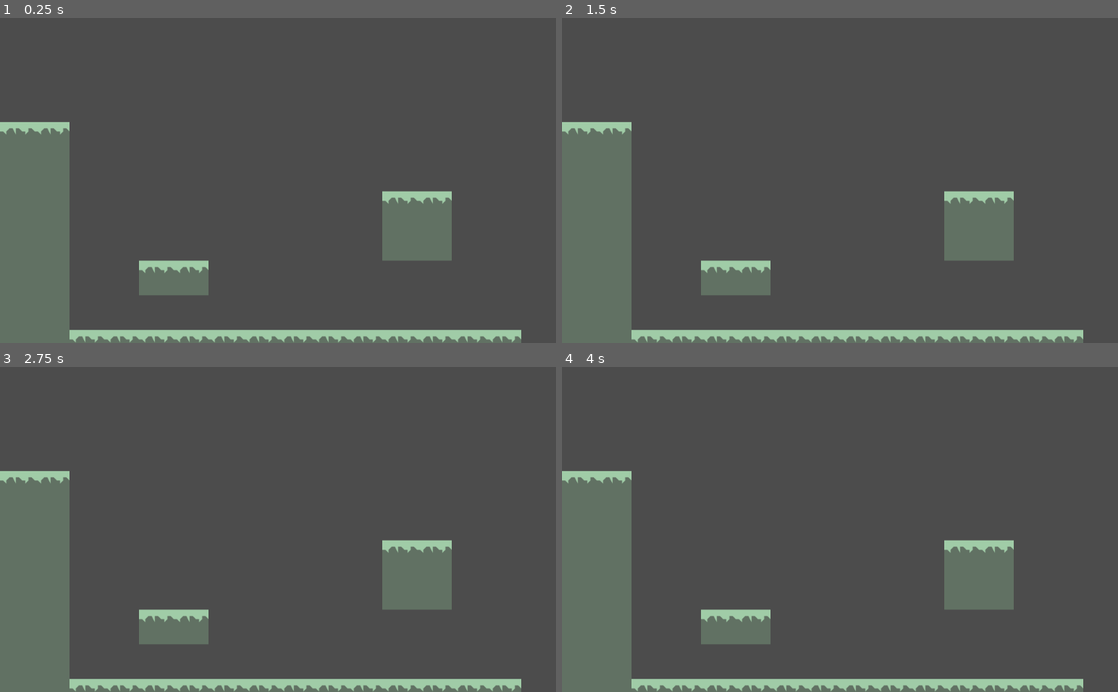
Above: before the commit, frames 1-4 (two rows, left to right).
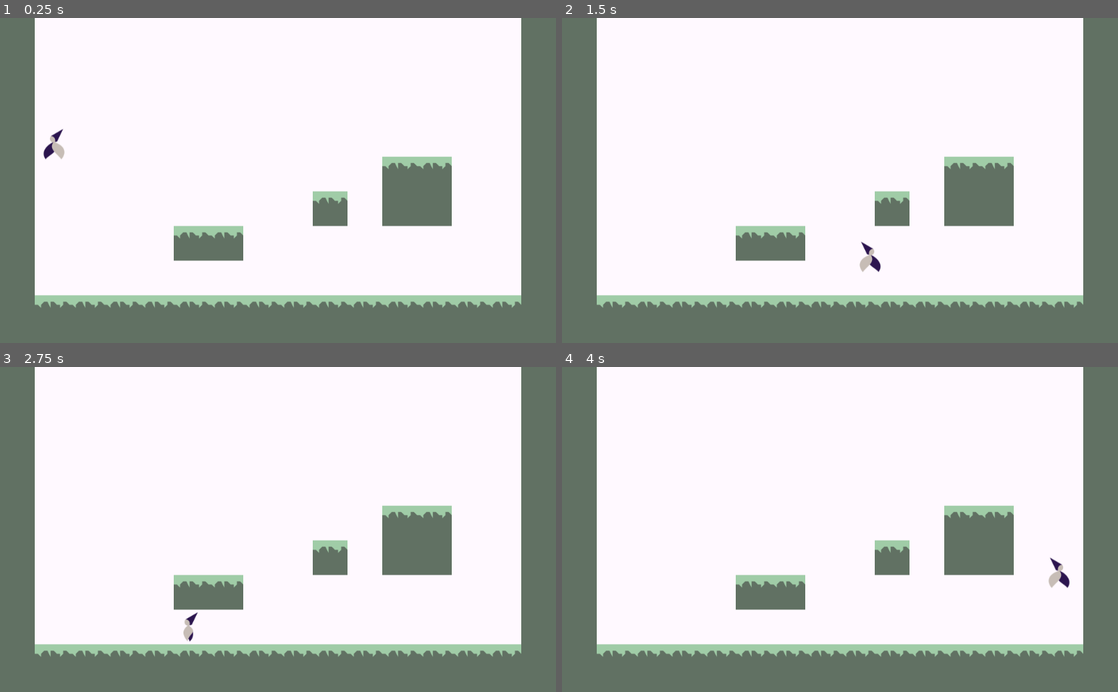
Above: after the commit, the same moments.

Repository: FalafelBeingOrg/test1
Game: Godot game, scene res://World.tscn
The game is run twice, just before and just after one commit, with the same random seed, the same clock (stepped at 60 frames per second) and the same inputs. Before the commit the project has no main scene; this scene is started directly in both runs.
Inputs:
- Up to frame 1 (0.25 s): no input
- Up to frame 2 (1.5 s): hold D (move_right) from 0.53 s (still down); tap Space (jump) at 0.6, 0.77, 1.07, 1.35 s
- Up to frame 3 (2.75 s): tap Space (jump) at 1.52, 1.82, 2.1 s; release D (move_right) at 2.03 s; hold A (move_left) from 2.03 s (still down)
- Up to frame 4 (4 s): release A (move_left) at 2.78 s; hold D (move_right) from 2.78 s (still down); tap Space (jump) at 2.85, 3.02, 3.32, 3.6, 3.77 s

The runs differ from the first frame. In frame 1, 93% of the frame differs, in the area x 0-100%, y 0-100%; in frame 2, 93%; in frame 3, 93%; in frame 4, 93%.

Commit message:
completed miziziziz tutorial

Diff:
--- /dev/null
+++ b/Test1Code/Player.gd
@@ -0,0 +1,54 @@
+extends KinematicBody2D
+
+const MOVE_SPEED = 500
+const JUMP_FORCE = 1000
+const GRAVITY = 50
+const MAX_FALL_SPEED = 1000
+
+onready var anim_player = $AnimationPlayer
+onready var sprite = $Sprite
+
+var y_velo = 0
+var facing_right = false
+
+func _physics_process(delta):
+	var move_dir = 0
+	if Input.is_action_pressed("move_right"):
+		move_dir += 1
+	if Input.is_action_pressed("move_left"):
+		move_dir -= 1
+	move_and_slide(Vector2(move_dir * MOVE_SPEED, y_velo), Vector2(0, -1))
+
+	var grounded = is_on_floor()
+
+	y_velo += GRAVITY
+	if grounded and Input.is_action_just_pressed("jump"):
+		y_velo = -JUMP_FORCE
+	if grounded and y_velo >=5:
+		y_velo = 5
+	if y_velo > MAX_FALL_SPEED:
+		y_velo = MAX_FALL_SPEED
+
+	if facing_right and move_dir < 0:
+		flip()
+	if !facing_right and move_dir > 0:
+		flip()
+
+	if grounded:
+		if move_dir == 0:
+			play_anim("idle")
+		else:
+			play_anim("walk")
+	else:
+		play_anim("jump")
+
+
+
+func flip():
+	facing_right = !facing_right
+	sprite.flip_h = !sprite.flip_h
+
+func play_anim(anim_name):
+	if anim_player.is_playing() and anim_player.current_animation == anim_name:
+		return
+	anim_player.play(anim_name)
--- a/Test1Code/Player.tscn
+++ b/Test1Code/Player.tscn
@@ -1,6 +1,7 @@
-[gd_scene load_steps=8 format=2]
+[gd_scene load_steps=9 format=2]
 
 [ext_resource path="res://undefined - Imgur.png" type="Texture" id=1]
+[ext_resource path="res://Player.gd" type="Script" id=2]
 
 [sub_resource type="RectangleShape2D" id=1]
 extents = Vector2( 10, 24 )
@@ -10,7 +11,7 @@
 [sub_resource type="Animation" id=3]
 length = 0.001
 tracks/0/type = "value"
-tracks/0/path = NodePath("KinematicBody2D/Sprite:region_rect")
+tracks/0/path = NodePath("Player/Sprite:region_rect")
 tracks/0/interp = 1
 tracks/0/loop_wrap = true
 tracks/0/imported = false
@@ -25,7 +26,7 @@
 [sub_resource type="Animation" id=4]
 resource_name = "idle"
 tracks/0/type = "value"
-tracks/0/path = NodePath("KinematicBody2D/Sprite:region_rect")
+tracks/0/path = NodePath("Player/Sprite:region_rect")
 tracks/0/interp = 1
 tracks/0/loop_wrap = true
 tracks/0/imported = false
@@ -40,7 +41,7 @@
 [sub_resource type="Animation" id=5]
 resource_name = "jump"
 tracks/0/type = "value"
-tracks/0/path = NodePath("KinematicBody2D/Sprite:region_rect")
+tracks/0/path = NodePath("Player/Sprite:region_rect")
 tracks/0/interp = 1
 tracks/0/loop_wrap = true
 tracks/0/imported = false
@@ -57,7 +58,7 @@
 length = 0.4
 loop = true
 tracks/0/type = "value"
-tracks/0/path = NodePath("KinematicBody2D/Sprite:region_rect")
+tracks/0/path = NodePath("Player/Sprite:region_rect")
 tracks/0/interp = 1
 tracks/0/loop_wrap = true
 tracks/0/imported = false
@@ -71,22 +72,24 @@
 
 [node name="Player" type="Node2D"]
 
-[node name="KinematicBody2D" type="KinematicBody2D" parent="."]
+[node name="Player" type="KinematicBody2D" parent="."]
+script = ExtResource( 2 )
 
-[node name="CollisionShape2D" type="CollisionShape2D" parent="KinematicBody2D"]
+[node name="CollisionShape2D" type="CollisionShape2D" parent="Player"]
 shape = SubResource( 1 )
 
-[node name="CollisionShape2D2" type="CollisionShape2D" parent="KinematicBody2D"]
+[node name="CollisionShape2D2" type="CollisionShape2D" parent="Player"]
 position = Vector2( 0, 16 )
 shape = SubResource( 2 )
 
-[node name="Sprite" type="Sprite" parent="KinematicBody2D"]
+[node name="Sprite" type="Sprite" parent="Player"]
 position = Vector2( 0, -7 )
 texture = ExtResource( 1 )
 region_enabled = true
 region_rect = Rect2( 0, 0, 64, 64 )
 
-[node name="AnimationPlayer" type="AnimationPlayer" parent="."]
+[node name="AnimationPlayer" type="AnimationPlayer" parent="Player"]
+root_node = NodePath("../..")
 anims/RESET = SubResource( 3 )
 anims/idle = SubResource( 4 )
 anims/jump = SubResource( 5 )
--- a/Test1Code/Tiles.tscn
+++ b/Test1Code/Tiles.tscn
@@ -18,6 +18,7 @@
 shape = SubResource( 1 )
 
 [node name="Sprite2" type="Sprite" parent="."]
+position = Vector2( 83, 0 )
 texture = ExtResource( 1 )
 region_enabled = true
 region_rect = Rect2( 0, 64, 64, 64 )
@@ -25,5 +26,4 @@
 [node name="StaticBody2D" type="StaticBody2D" parent="Sprite2"]
 
 [node name="CollisionShape2D" type="CollisionShape2D" parent="Sprite2/StaticBody2D"]
-position = Vector2( 83, 0 )
 shape = SubResource( 1 )
--- a/Test1Code/World.tscn
+++ b/Test1Code/World.tscn
@@ -1,10 +1,14 @@
-[gd_scene load_steps=2 format=2]
+[gd_scene load_steps=3 format=2]
 
 [ext_resource path="res://tiles.tres" type="TileSet" id=1]
+[ext_resource path="res://Player.tscn" type="PackedScene" id=2]
 
 [node name="World" type="Node2D"]
 
 [node name="TileMap" type="TileMap" parent="."]
 tile_set = ExtResource( 1 )
 format = 1
-tile_data = PoolIntArray( 196608, 0, 0, 196609, 0, 0, 262144, 1, 0, 262145, 1, 0, 327680, 1, 0, 327681, 1, 0, 327691, 0, 0, 327692, 0, 0, 393216, 1, 0, 393217, 1, 0, 393227, 1, 0, 393228, 1, 0, 458752, 1, 0, 458753, 1, 0, 458756, 0, 0, 458757, 0, 0, 524288, 1, 0, 524289, 1, 0, 589824, 1, 0, 589825, 1, 0, 589826, 0, 0, 589827, 0, 0, 589828, 0, 0, 589829, 0, 0, 589830, 0, 0, 589831, 0, 0, 589832, 0, 0, 589833, 0, 0, 589834, 0, 0, 589835, 0, 0, 589836, 0, 0, 589837, 0, 0, 589838, 0, 0, 655360, 1, 0, 655361, 1, 0, 655362, 1, 0, 655363, 1, 0, 655364, 1, 0, 655365, 1, 0, 655366, 1, 0, 655367, 1, 0, 655368, 1, 0, 655369, 1, 0, 655370, 1, 0, 655371, 1, 0, 655372, 1, 0, 655373, 1, 0, 655374, 1, 0 )
+tile_data = PoolIntArray( -196608, 1, 0, -196593, 1, 0, -131072, 1, 0, -131057, 1, 0, -65536, 1, 0, -65521, 1, 0, 0, 1, 0, 15, 1, 0, 65536, 1, 0, 65551, 1, 0, 131072, 1, 0, 131087, 1, 0, 196608, 1, 0, 196623, 1, 0, 262144, 1, 0, 262155, 0, 0, 262156, 0, 0, 262159, 1, 0, 327680, 1, 0, 327689, 0, 0, 327691, 1, 0, 327692, 1, 0, 327695, 1, 0, 393216, 1, 0, 393221, 0, 0, 393222, 0, 0, 393231, 1, 0, 458752, 1, 0, 458767, 1, 0, 524288, 1, 0, 524289, 0, 0, 524290, 0, 0, 524291, 0, 0, 524292, 0, 0, 524293, 0, 0, 524294, 0, 0, 524295, 0, 0, 524296, 0, 0, 524297, 0, 0, 524298, 0, 0, 524299, 0, 0, 524300, 0, 0, 524301, 0, 0, 524302, 0, 0, 524303, 1, 0, 589824, 1, 0, 589825, 1, 0, 589826, 1, 0, 589827, 1, 0, 589828, 1, 0, 589829, 1, 0, 589830, 1, 0, 589831, 1, 0, 589832, 1, 0, 589833, 1, 0, 589834, 1, 0, 589835, 1, 0, 589836, 1, 0, 589837, 1, 0, 589838, 1, 0, 589839, 1, 0 )
+
+[node name="Player" parent="." instance=ExtResource( 2 )]
+position = Vector2( 96, 151 )
--- a/Test1Code/project.godot
+++ b/Test1Code/project.godot
@@ -11,6 +11,7 @@
 [application]
 
 config/name="Test1Code"
+run/main_scene="res://World.tscn"
 config/icon="res://icon.png"
 
 [gui]
@@ -22,16 +23,20 @@
 move_left={
 "deadzone": 0.5,
 "events": [ Object(InputEventKey,"resource_local_to_scene":false,"resource_name":"","device":0,"alt":false,"shift":false,"control":false,"meta":false,"command":false,"pressed":false,"scancode":65,"physical_scancode":0,"unicode":0,"echo":false,"script":null)
+, Object(InputEventKey,"resource_local_to_scene":false,"resource_name":"","device":0,"alt":false,"shift":false,"control":false,"meta":false,"command":false,"pressed":false,"scancode":16777231,"physical_scancode":0,"unicode":0,"echo":false,"script":null)
  ]
 }
 move_right={
 "deadzone": 0.5,
 "events": [ Object(InputEventKey,"resource_local_to_scene":false,"resource_name":"","device":0,"alt":false,"shift":false,"control":false,"meta":false,"command":false,"pressed":false,"scancode":68,"physical_scancode":0,"unicode":0,"echo":false,"script":null)
+, Object(InputEventKey,"resource_local_to_scene":false,"resource_name":"","device":0,"alt":false,"shift":false,"control":false,"meta":false,"command":false,"pressed":false,"scancode":16777233,"physical_scancode":0,"unicode":0,"echo":false,"script":null)
  ]
 }
 jump={
 "deadzone": 0.5,
 "events": [ Object(InputEventKey,"resource_local_to_scene":false,"resource_name":"","device":0,"alt":false,"shift":false,"control":false,"meta":false,"command":false,"pressed":false,"scancode":32,"physical_scancode":0,"unicode":0,"echo":false,"script":null)
+, Object(InputEventKey,"resource_local_to_scene":false,"resource_name":"","device":0,"alt":false,"shift":false,"control":false,"meta":false,"command":false,"pressed":false,"scancode":87,"physical_scancode":0,"unicode":0,"echo":false,"script":null)
+, Object(InputEventKey,"resource_local_to_scene":false,"resource_name":"","device":0,"alt":false,"shift":false,"control":false,"meta":false,"command":false,"pressed":false,"scancode":16777232,"physical_scancode":0,"unicode":0,"echo":false,"script":null)
  ]
 }
 
@@ -41,4 +46,5 @@
 
 [rendering]
 
+environment/default_clear_color=Color( 1, 0.980392, 1, 1 )
 environment/default_environment="res://default_env.tres"
--- a/Test1Code/tiles.tres
+++ b/Test1Code/tiles.tres
@@ -35,8 +35,8 @@
 1/tile_mode = 0
 1/occluder_offset = Vector2( 32, 32 )
 1/navigation_offset = Vector2( 32, 32 )
-1/shape_offset = Vector2( 115, 32 )
-1/shape_transform = Transform2D( 1, 0, 0, 1, 115, 32 )
+1/shape_offset = Vector2( 32, 32 )
+1/shape_transform = Transform2D( 1, 0, 0, 1, 32, 32 )
 1/shape = SubResource( 1 )
 1/shape_one_way = false
 1/shape_one_way_margin = 1.0
@@ -45,6 +45,6 @@
 "one_way": false,
 "one_way_margin": 1.0,
 "shape": SubResource( 1 ),
-"shape_transform": Transform2D( 1, 0, 0, 1, 115, 32 )
+"shape_transform": Transform2D( 1, 0, 0, 1, 32, 32 )
 } ]
 1/z_index = 0
